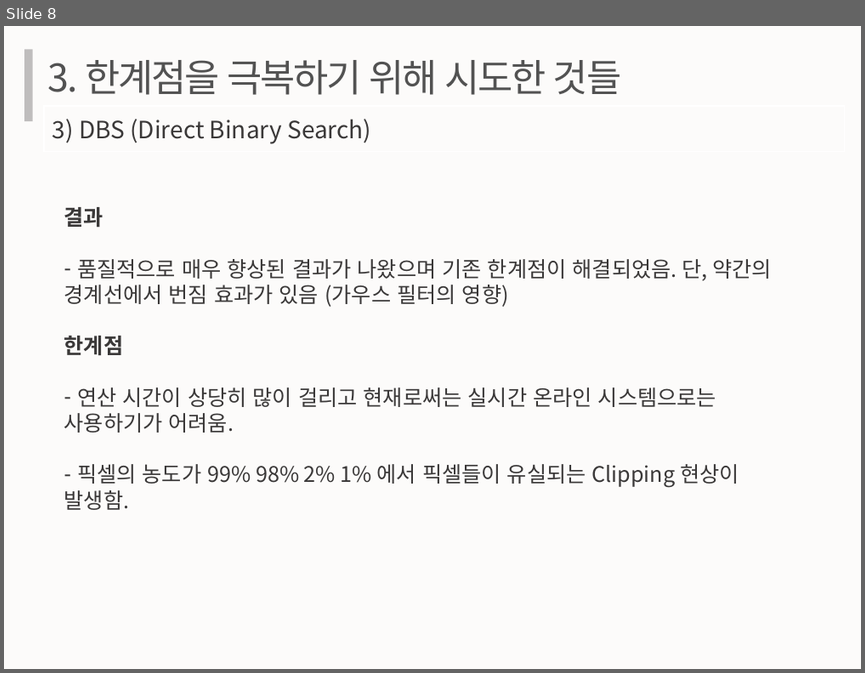
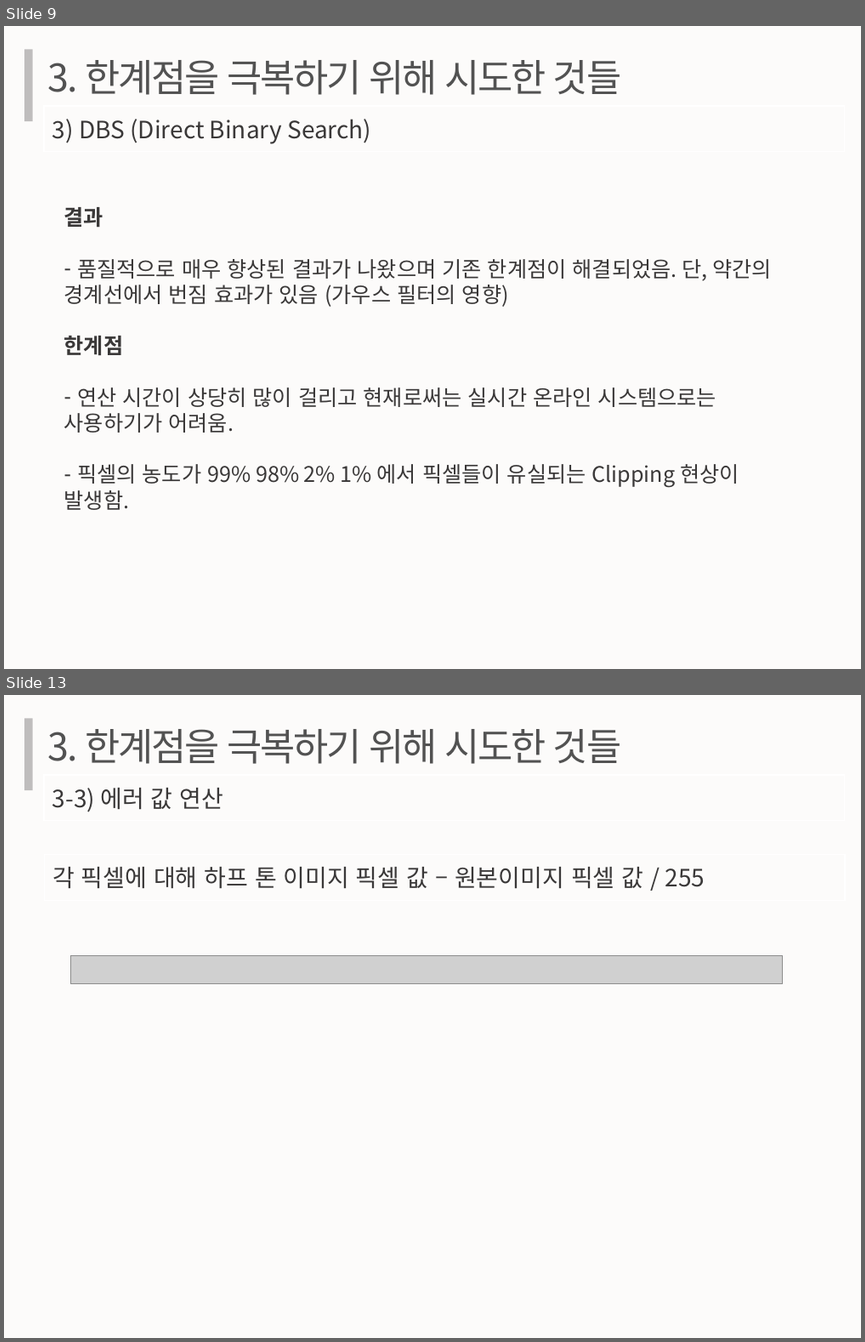
Before and after one commit to wlghd28/Dithering, a slide deck: 프로젝트발표.pptx. Shown one above the other, each under a label of ours: slide 8 before the commit, slides 9 and 13 after it; the slides between them are not shown. The pictures are 865x673 and 865x1342 pixels, drawn with LibreOffice and Linux fonts; fonts in the diff are those of the drawing; grey boxes stand for pictures. Boxes give left, top, right and bottom in pixels: in the first picture for what was removed or moved away, otherwise in the second. Text is boxed around its words. In the diff, an @@ line names an element or a change of style, - is before the commit and + after.

```diff
--- a/프로젝트발표.pptx
+++ b/프로젝트발표.pptx
@@ slide 13 added at bbox=[4, 695, 861, 1338], background #FCFBFA @@
@@ rectangle added at bbox=[24, 718, 32, 790], fill #BFBDBD @@
@@ text added at bbox=[48, 729, 621, 764], 32 pt, text #525252 @@
+3. 한계점을 극복하기 위해 시도한 것들
@@ rectangle added at bbox=[44, 775, 845, 820], outline #FFFFFF 1 pt, 20 pt, text #3A3838 @@
+3-3) 에러 값 연산
@@ rectangle added at bbox=[44, 854, 845, 900], outline #FFFFFF 1 pt, 20 pt, text #3A3838 @@
+각 픽셀에 대해 하프 톤 이미지 픽셀 값 – 원본이미지 픽셀 값 / 255
@@ picture added at bbox=[71, 955, 783, 984] @@
@@ what was slide 8 is now slide 9 @@
```
Also in this commit, not shown: 1 slide changed, 5 other slides added.
